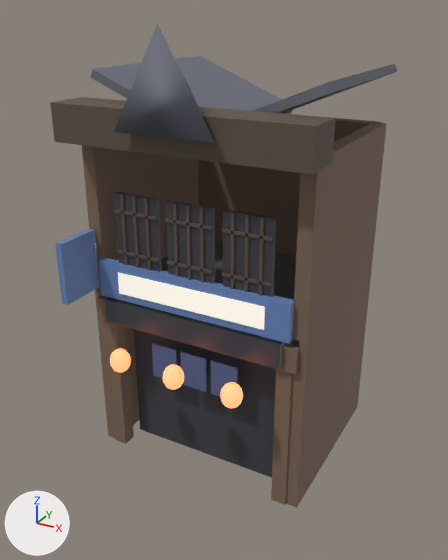
One commit to the glTF model prop_shop_sento.glb: the scene before it, then after it.
Camera for both pictures: a camera (50 mm lens) standing at (4.09, -10.71, 6.56) and looking at (-0.03, -3.21, 2.81). Lighting does not change. The marker at lower left points along +X, +Y and +Z. The picture after the commit comes second. Vertices at exactly the same position are counted once.

Names of what the first picture shows: 'shop_sento'.
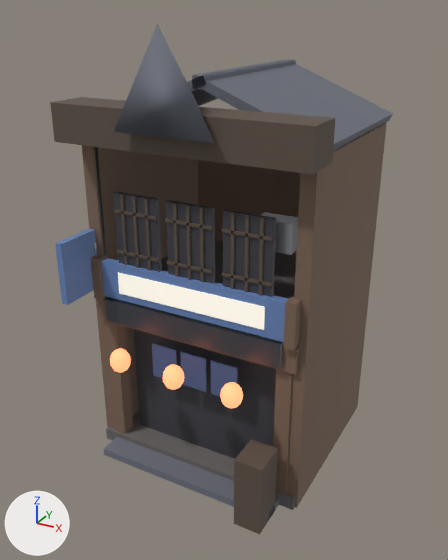
Location of each change, [x1, y1, x2, y2] in pixels of the pictures (448 x 560 px; the box of a moved part takes in the faces that stretch with it):
'shop_sento', reshaped: before [50, 24, 397, 508]; after [50, 24, 393, 534]
part 1 of me_立方体_160, added (brown): after [284, 296, 301, 351]
part 2 of me_立方体_160, added (brown): after [91, 255, 107, 300]
part 3 of me_立方体_160, added: after [106, 410, 295, 510]
part 4 of me_立方体_160, added: after [95, 147, 106, 255]
part 5 of me_立方体_160, added: after [104, 437, 279, 521]
part 6 of me_立方体_160, moved or reshaped: before [91, 56, 293, 114]; after [193, 59, 393, 151]
part 7 of me_立方体_160, moved or reshaped: before [253, 64, 397, 113]; after [187, 60, 293, 106]
part 8 of me_立方体_160, added: after [192, 60, 296, 90]
part 9 of me_立方体_160, added: after [261, 212, 298, 255]
part 10 of me_立方体_160, added (brown): after [234, 439, 278, 534]

What changed in the scene script:
```text
Add mat_silver:
    mat_silver = principled_material('silver')
    mat_silver.base_color = (0.6, 0.62, 0.66)  # light grey #cbced4
    mat_silver.metallic = 0.7
    mat_silver.roughness = 0.3
Change me_立方体_160:
    used by ob_shop_sento; location = (0.0, 0.0, 0.0)
    remove me_立方体_160.from_pydata(...)  # 650 vertices, 1132 faces; spans x -1.8..1.8, y -4.9..-1.1, z 0.0..6.4
    add me_立方体_160.from_pydata(...)  # 746 vertices, 1288 faces; spans x -1.8..1.8, y -4.9..-1.1, z 0.0..6.4
    me_立方体_160 part 1: a new loose piece, a box spanning x 1.45..1.59, y -4.35..-4.15, z 2.63..3.27, in mat_wood2 (brown #7c6555)
    me_立方体_160 part 2: a new loose piece, a box spanning x -1.59..-1.45, y -4.35..-4.15, z 2.63..3.27, in mat_wood2 (brown #7c6555)
    me_立方体_160 part 3: a new loose piece, a box spanning x -1.67..1.67, y -4.27..-1.33, z 0.0..0.2, in mat_walld (dark grey #696565)
    me_立方体_160 part 4: a new loose piece, a 16-sided cylinder along z spanning x -1.59..-1.49, y -4.19..-4.09, z 0.1..4.9, in mat_metal (grey #65696f)
    me_立方体_160 part 5: a new loose piece, a box spanning x -1.45..1.45, y -4.62..-4.18, z 0.0..0.12, in mat_tile (grey #6c6f7c)
    me_立方体_160 part 6: the loose piece of 8 vertices spanning x -1.7..0.1, y -3.9..-1.1, z 4.99..5.81 is moved by (1.6, 0.0, 0.0)
    me_立方体_160 part 7: the loose piece of 8 vertices spanning x -0.1..1.7, y -3.9..-1.1, z 4.99..5.81 is moved by (-1.6, 0.0, 0.0)
    me_立方体_160 part 8: a new loose piece, a box spanning x -0.1..0.1, y -3.9..-1.1, z 5.64..5.8, in mat_tile (grey #6c6f7c)
    me_立方体_160 part 9: a new loose piece, a box spanning x 0.85..1.35, y -4.0..-3.72, z 3.75..4.15, in mat_silver (light grey #cbced4)
    me_立方体_160 part 10: a new loose piece, a box spanning x 1.05..1.45, y -4.9..-4.4, z 0.0..1.1, in mat_wood (brown #5d5045)
    other edits to the shape of me_立方体_160 do not show in these pictures
    add me_立方体_160.materials.append(mat_silver)  # light grey #cbced4
```
